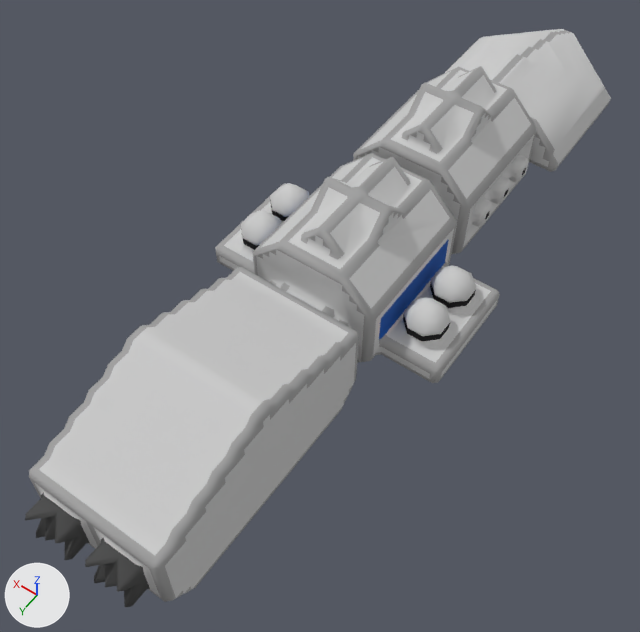
Before and after pictures for a commit that changed the OBJ model src/jsMain/resources/meshes/diadochi-3-morgoth-class.obj.
One viewpoint serves both versions: a 50 mm camera at (-38.5, 68.2, 103.6) aimed at (3.1, 9.9, 12.0). Arrows for +X, +Y and +Z are at lower left; the lights stay in place. Where no turn or scale is listed for an object, it has been applied to the vertices.

The first picture shows 'diadochi-3-morgoth-class'.
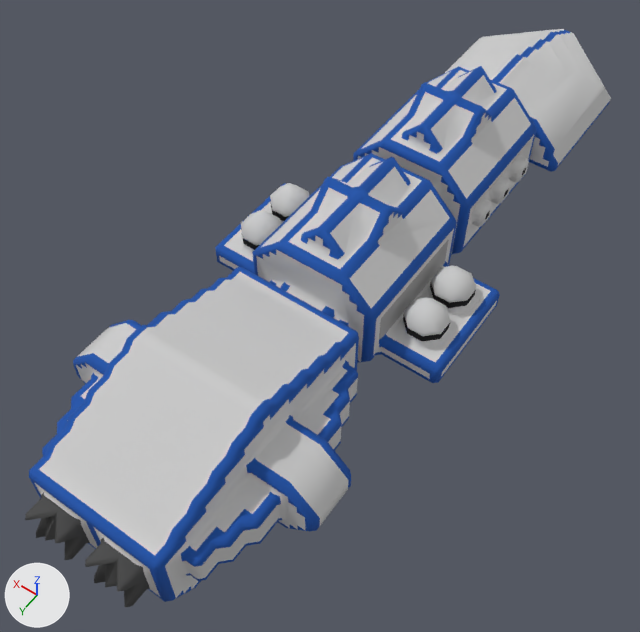
Changed parts and their boxes [x1, y1, x2, y2] in the pictures (640 x 632 px):
part 1 of me_diadochi_3_morgoth_class, built on
    before: [36, 92, 530, 606]
    after: [42, 151, 529, 591]
part 2 of me_diadochi_3_morgoth_class, surface changed (grey to blue)
    both: [29, 30, 610, 602]

What changed in the scene script:
```text
Change me_diadochi_3_morgoth_class:
    used by ob_diadochi_3_morgoth_class; location = (0.0, 0.0, 0.0)
    remove me_diadochi_3_morgoth_class.from_pydata(...)  # 3154 vertices, 5833 faces; spans x -16.5..16.5, y -54.5..54.5, z -0.1..33.9
    add me_diadochi_3_morgoth_class.from_pydata(...)  # 3707 vertices, 6892 faces; spans x -16.5..16.5, y -54.5..54.5, z -0.1..33.9
    me_diadochi_3_morgoth_class part 1: 6 vertices moved from x -10.5..11.0, y 2.0..54.0, z 22.4..24.4 to x -10.0..11.0, y 2.5..54.0, z 21.9..23.9; 19 vertices removed from x -13.0..14.0, y -21.5..54.0, z 11.4..33.4; 572 vertices added at x -16.5..16.5, y -24.0..54.0, z 11.4..33.4
    me_diadochi_3_morgoth_class part 2: 1945 kept faces spanning x -16.5..16.5, y -54.5..51.5, z 10.9..33.9 get new texture (UV) coordinates
```
